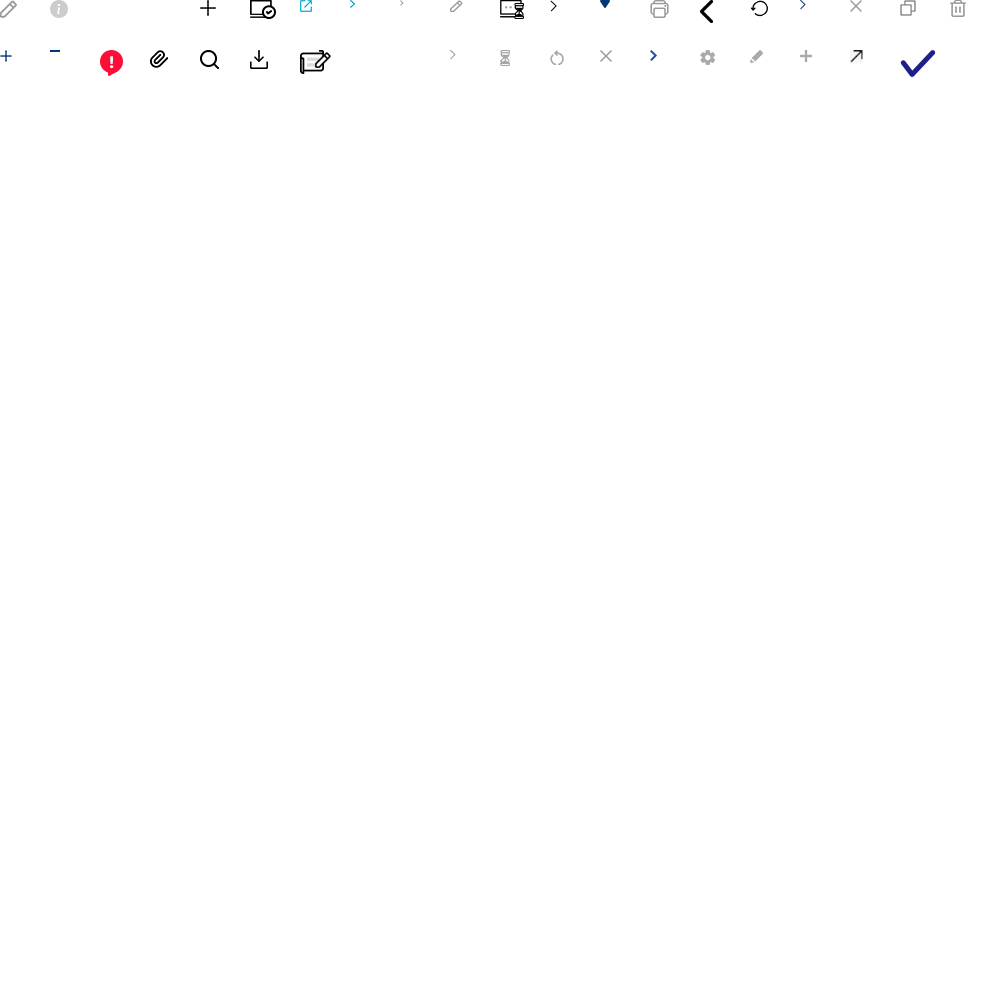
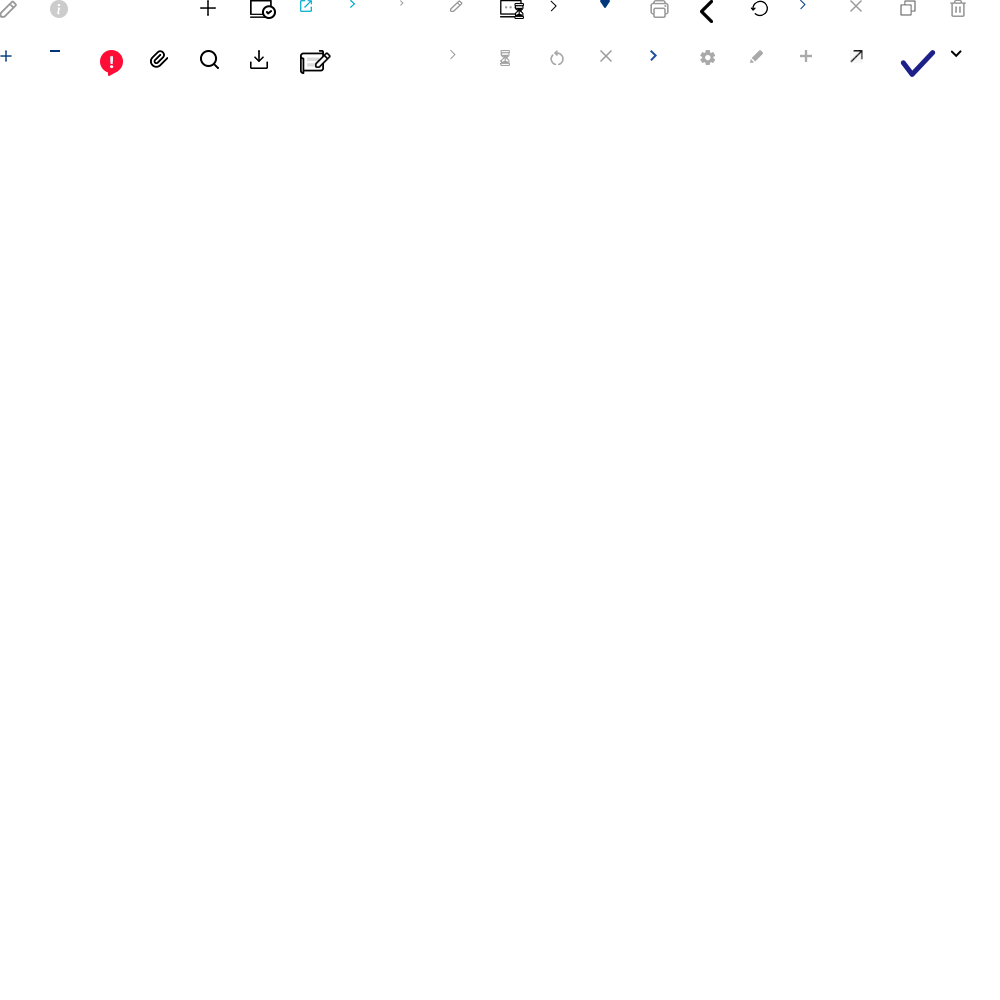
Layered file, before and after one edit (1000x1000). Changes by layer:
added layer "레이어 55" in group "그룹 2" over [950, 50, 962, 58]
